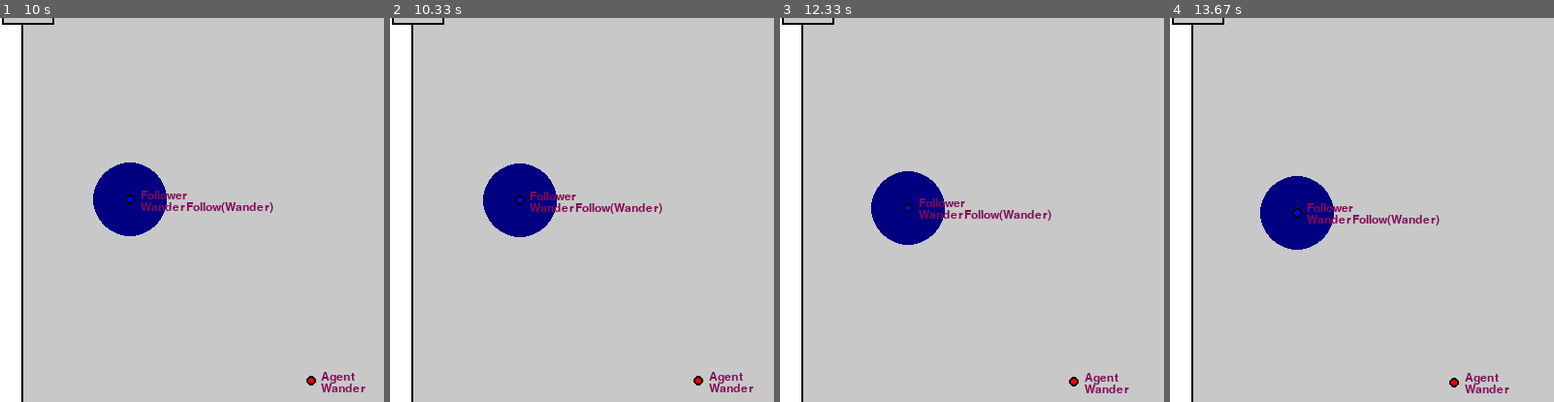
Above: before the commit, frames 1-4 (left to right).
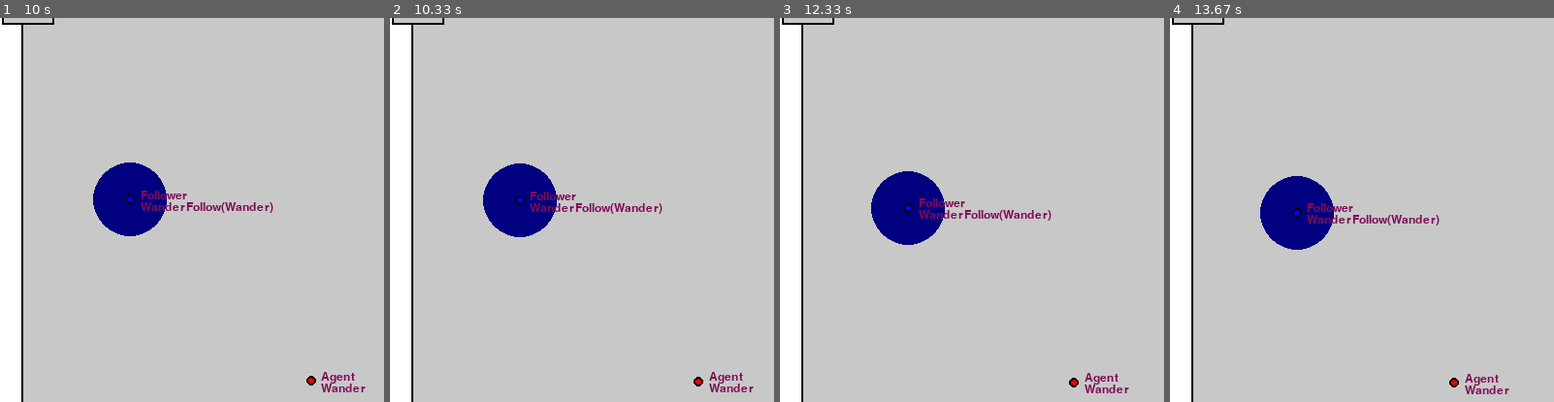
Above: after the commit, the same moments.

Repository: raphaelpaiva/py_creatures
Game: pygame game, started from main.py
Two runs of this game, one before a commit and one after it. Both use one fixed random seed, a clock stepped at 60 frames per second and the inputs below.
Inputs:
- Up to frame 1 (10 s): no input
- Up to frame 2 (10.33 s): no input
- Up to frame 3 (12.33 s): no input
- Up to frame 4 (13.67 s): no input
The pictures show only the part of the screen within x 0-50%, y 6-56%; the shares and areas given below are measured in that part.

Frame 1 is identical in both runs. In frame 2, less than 0.1% of the frame differs, in the area x 79-82%, y 93-96%; in frame 3, less than 0.1%; in frame 4, 0.2%, in the area x 76-89%, y 92-98%.

Commit message:
Adding movement system

Diff:
--- a/creatures/behavior_concrete.py
+++ b/creatures/behavior_concrete.py
@@ -16,8 +16,7 @@
   def run(self):
     speed = self.entity.properties.get('speed', 1.0)
     direction = Vector.from_points(self.entity.movement.position, self.location.get()).unit()
-    velocity = direction.scalar(speed)
-    self.entity.movement.position += velocity * self.world.dt
+    self.entity.movement.velocity = direction.scalar(speed)
 
   def satisfied(self):
     if self.never_satisfied:
@@ -41,7 +40,7 @@
     super().__init__(entity, location, never_satisfied, world)
 
   def run(self):
-    self.entity.movement.position += self.location.get().scalar(self.entity.properties.get('speed', 1.0)) * self.world.dt
+    self.entity.movement.velocity += self.location.get().scalar(self.entity.properties.get('speed', 1.0))
 
   def satisfied(self):
     return not self.never_satisfied
--- a/creatures/entity.py
+++ b/creatures/entity.py
@@ -6,7 +6,8 @@
 from .component import Component, MetaDataComponent, MovementComponent
 
 _ENTITY_IDS: int = -1
-DEFAULT_MOVEMENT_COMPONENT = [MetaDataComponent()]
+DEFAULT_MOVEMENT_COMPONENT = [MovementComponent()]
+DEFAULT_METADATA_COMPONENT = [MetaDataComponent()]
 
 def _next_id() -> int:
   _ENTITY_IDS += 1
@@ -30,7 +31,7 @@
 
   @property
   def metadata(self) -> MetaDataComponent:
-    return self.components.get(MetaDataComponent.__name__, DEFAULT_MOVEMENT_COMPONENT)[0]
+    return self.components.get(MetaDataComponent.__name__, DEFAULT_METADATA_COMPONENT)[0]
 
   @property
   def movement(self) -> MovementComponent:
--- a/creatures/movement_system.py
+++ b/creatures/movement_system.py
@@ -2,12 +2,18 @@
 from creatures.component import MovementComponent
 from creatures.entity import Entity
 from creatures.system import System
+from creatures.world import World
 
 class MovementSystem(System):
-  def __init__(self) -> None:
+  def __init__(self, world: World) -> None:
     super().__init__()
-    self.processing_list: List[MovementComponent] = []
+    self.processing_list: List[Entity] = []
+    self.world: World = world
 
   def accept(self, entities: List[Entity]):
     super().accept(entities)
-    self.processing_list.extend([e.components[MovementComponent.__name__] for e in entities])
+    self.processing_list = entities
+
+  def update(self):
+    for entity in self.processing_list:
+      entity.movement.position += entity.movement.velocity * self.world.dt
--- a/main.py
+++ b/main.py
@@ -6,6 +6,7 @@
 from creatures.behavior_system import BehaviorSystem
 
 from creatures.load import Loader, ParseException
+from creatures.movement_system import MovementSystem
 from creatures.render_system import RenderSystem
 from creatures.world import World
 
@@ -22,9 +23,9 @@
   try:
     frame = Loader(filename).load()
     world: World = frame.world
-    render_system = RenderSystem(world)
-    world.add_system(render_system)
+    world.add_system(RenderSystem(world))
     world.add_system(BehaviorSystem())
+    world.add_system(MovementSystem(world))
 
     if benchmark:
       benchmark_loop(world)
